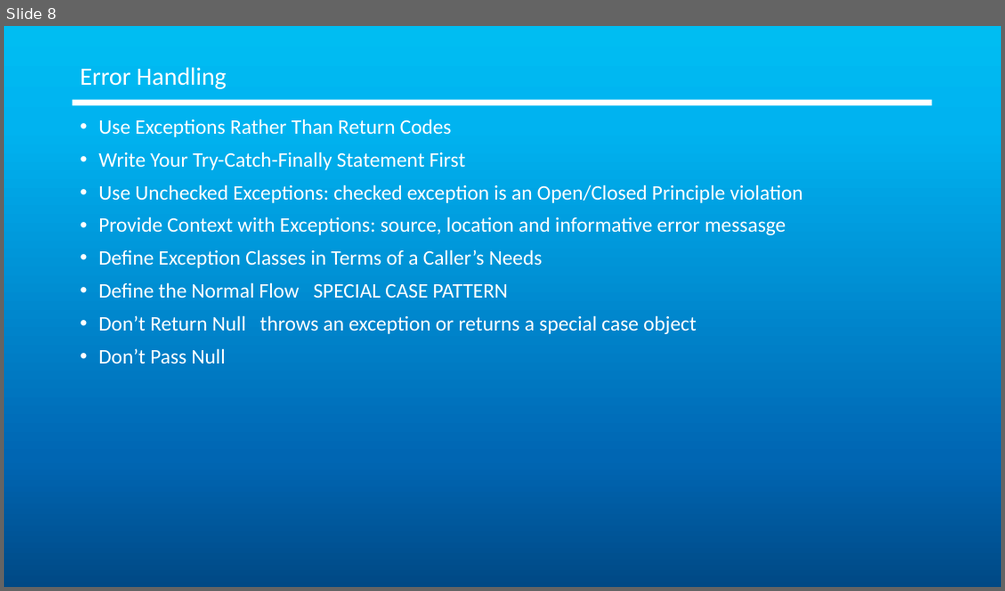
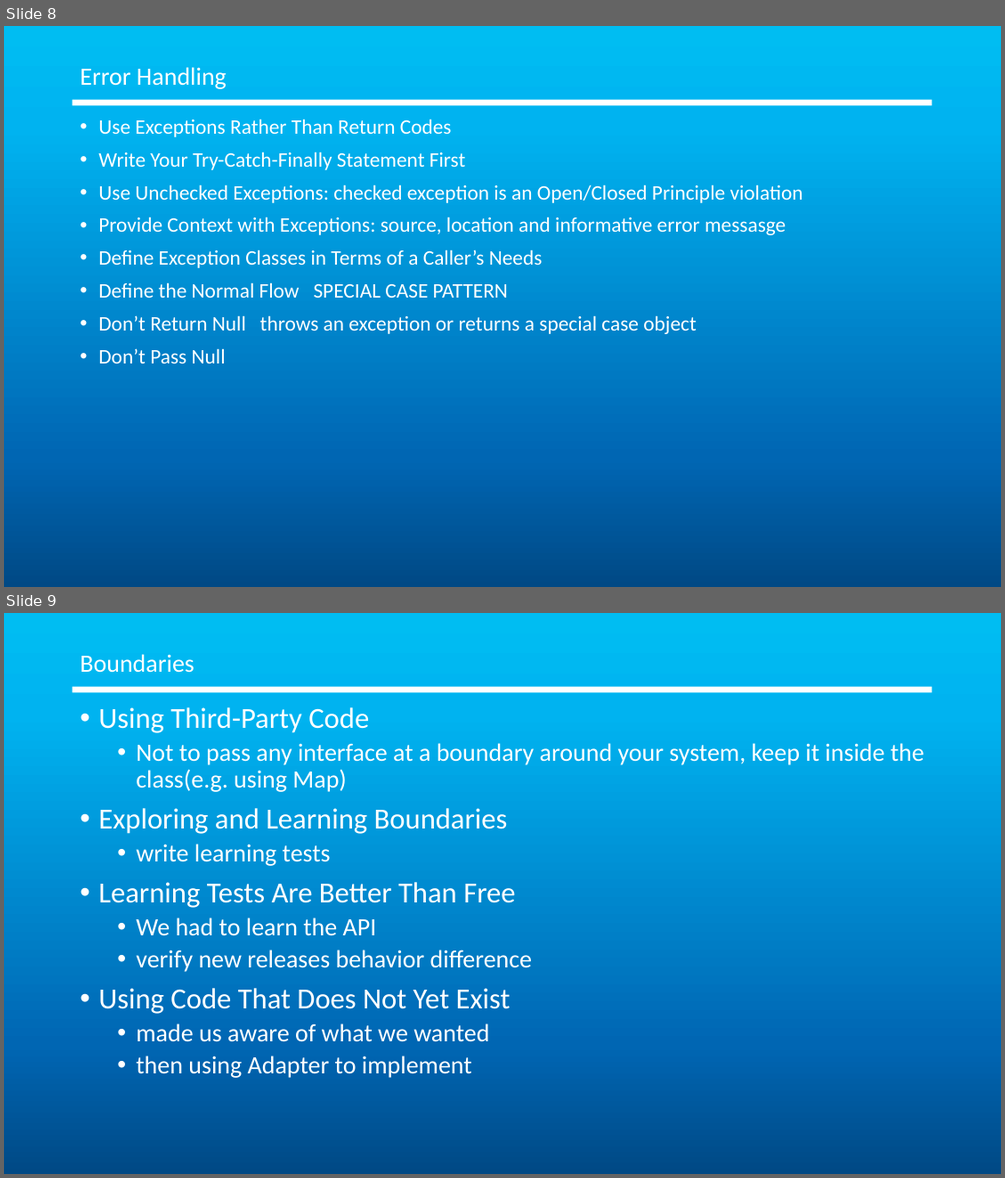
Before and after one commit to fubiye/coding, a slide deck: clean-code/clean code - Fu, Biye.pptx. Shown one above the other, each under a label of ours: slide 8 before the commit, slides 8 and 9 after it. The pictures are 1005x591 and 1005x1178 pixels, drawn with LibreOffice and Linux fonts; fonts in the diff are those of the drawing. Boxes give left, top, right and bottom in pixels: in the first picture for what was removed or moved away, otherwise in the second. Text is boxed around its words. In the diff, an @@ line names an element or a change of style, - is before the commit and + after.

```diff
--- a/clean-code/clean code - Fu, Biye.pptx
+++ b/clean-code/clean code - Fu, Biye.pptx
@@ slide 9 added at [4, 613, 1001, 1174], background gradient #00BDF2 to #00B3F0 to #0066B3 to #004985; not listed: 1 template element that a slide beside it also shows @@
@@ title added at [80, 654, 194, 673], 24 pt, text #FFFFFF @@
+Boundaries
@@ text added at [98, 707, 924, 1078], 24 pt, text #FFFFFF @@
+• Using Third-Party Code
+  • Not to pass any interface at a boundary around your system, keep it inside the class(e.g. using Map)
+• Exploring and Learning Boundaries
+  • write learning tests
+• Learning Tests Are Better Than Free
+  • We had to learn the API
+  • verify new releases behavior difference
+• Using Code That Does Not Yet Exist
+  • made us aware of what we wanted
+  • then using Adapter to implement
```
Also in this commit, not shown: 1 other slide added.
